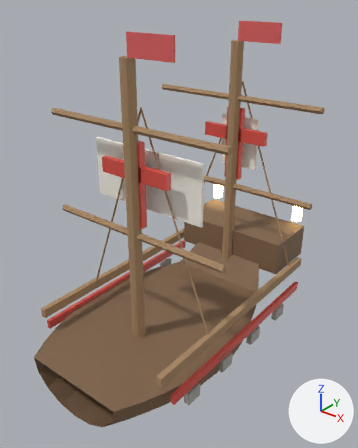
Before and after pictures for a commit that changed the glTF model godot/games/bastion/art/models/ship_medium.glb.
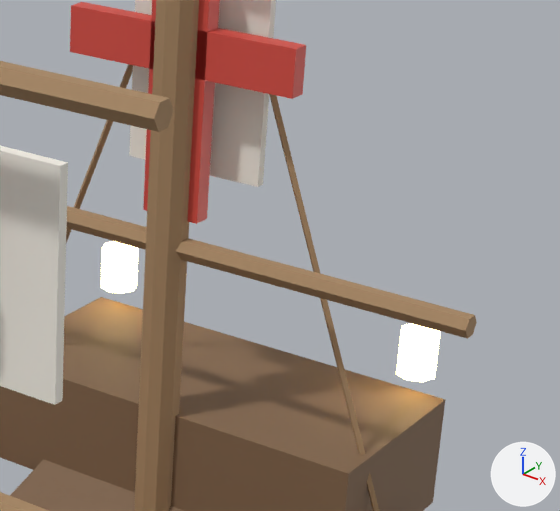
Old and new are each drawn whole from a 50 mm camera at (1.52, -1.93, 1.79) aimed at (0.0, -0.03, 0.61) and again close up on the part from 52% to 93% of the width and 27% to 57% of the height. Lighting does not change. The marker at lower right points along +X, +Y and +Z. The first two pictures are the older version.

In view in the first close-up: 'ship_medium'.
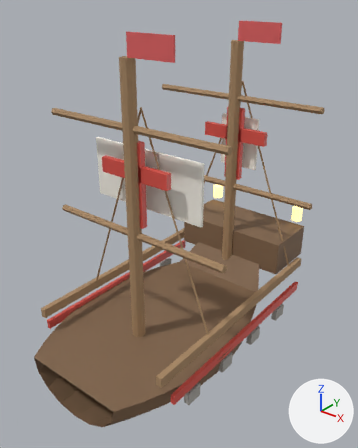
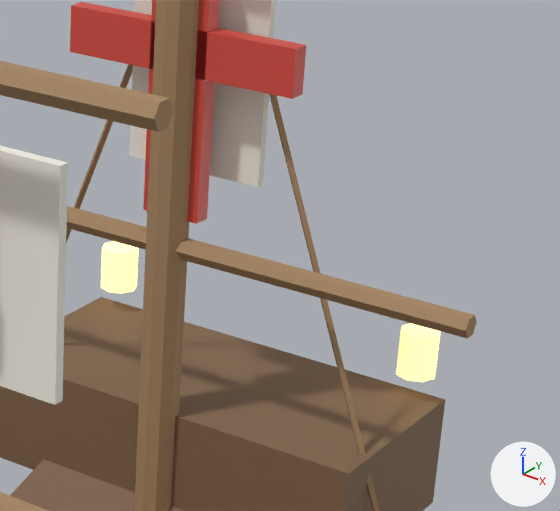
What differs and where, as boxes [x1, y1, x2, y2] in the close-ups (560 x 511 px):
'ship_medium', surface changed
    both: [63, 237, 445, 453]

Patch to the scene script:
```diff
--- a/godot/games/bastion/art/models/ship_medium.glb.py
+++ b/godot/games/bastion/art/models/ship_medium.glb.py
@@ mat_lamp @@
 mat_lamp.emission_color = (1.0, 0.8, 0.35)  # yellow #ffe7a0
-mat_lamp.emission_strength = 6.0
+mat_lamp.emission_strength = 1.2
```
